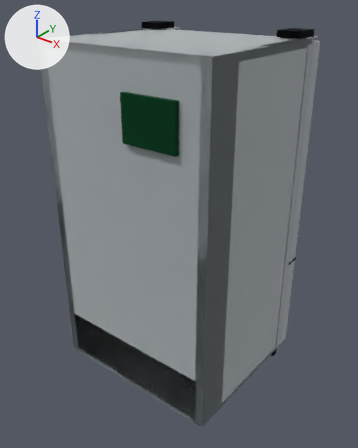
The glTF model cad/exports/LFXS27566S_closed.glb, before and after one commit.
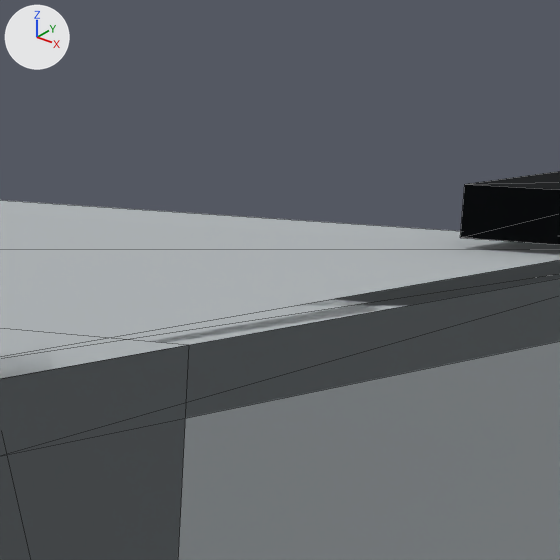
The first picture shows the older version from a camera (50 mm lens) standing at (1419.0, -1379.0, 1950.0) and looking at (-9.0, 406.0, 844.0). The close-ups show the older and then the newer version on the part from 60% to 81% of the width and 1% to 18% of the height of that picture. Only the edits that show in the close-ups are written down. Arrows for +X, +Y and +Z are at upper left; the lights stay in place. The close-ups show mesh edges as thin lines. Where no turn or scale is listed for an object, it has been applied to the vertices.

The first close-up shows 'base.022 Hinge cover R [ACQ86664715] (C)', 'shell.002 Cabinet side panel R [â\x80\x94] (C)', 'shell.003 Cabinet top panel [â\x80\x94] (C)', 'shell.004 Cabinet back panel + rear insulation [â\x80\x94] (D)'.
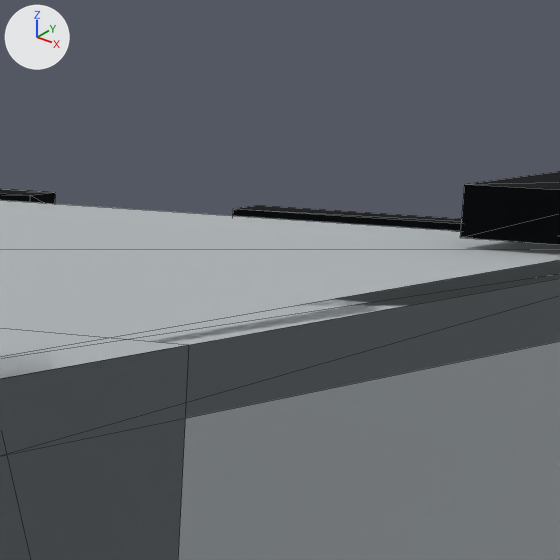
The change, as a diff of the scene's bpy script:
```diff
--- a/cad/exports/LFXS27566S_closed.glb.py
+++ b/cad/exports/LFXS27566S_closed.glb.py
@@ me_base_040_decor_cover_r__top_reveal___mcr64776601___c @@
+me_base_040_decor_cover_r__top_reveal___mcr64776601___c.from_pydata(...)  # a box spanning x 80.0..394.0, y 805.0..835.0, z 1725.0..1735.0
+me_base_040_decor_cover_r__top_reveal___mcr64776601___c.materials.append(mat_mat_3)  # black #1c1f21
@@ me_base_033_decor_cover_l__top_reveal___mcr64758001___c @@
+me_base_033_decor_cover_l__top_reveal___mcr64758001___c.from_pydata(...)  # a box spanning x -394.0..-80.0, y 805.0..835.0, z 1725.0..1735.0
+me_base_033_decor_cover_l__top_reveal___mcr64758001___c.materials.append(mat_mat_3)  # black #1c1f21
@@ ob_base_040_decor_cover_r__top_reveal___mcr64776601___c @@
+ob_base_040_decor_cover_r__top_reveal___mcr64776601___c = bpy.data.objects.new('base.040 Decor cover R (top reveal) [MCR64776601] (C)', me_base_040_decor_cover_r__top_reveal___mcr64776601___c)
+ob_base_040_decor_cover_r__top_reveal___mcr64776601___c.location = (0.0, 0.0, 0.0)
@@ ob_base_033_decor_cover_l__top_reveal___mcr64758001___c @@
+ob_base_033_decor_cover_l__top_reveal___mcr64758001___c = bpy.data.objects.new('base.033 Decor cover L (top reveal) [MCR64758001] (C)', me_base_033_decor_cover_l__top_reveal___mcr64758001___c)
+ob_base_033_decor_cover_l__top_reveal___mcr64758001___c.location = (0.0, 0.0, 0.0)
```

Pixel boxes [x1, y1, x2, y2] of what changed, in the close-ups (560 x 560 px):
'base.040 Decor cover R (top reveal) [MCR64776601] (C)', added (black): after [233, 205, 462, 231]
'base.033 Decor cover L (top reveal) [MCR64758001] (C)', added (black): after [0, 189, 56, 204]
